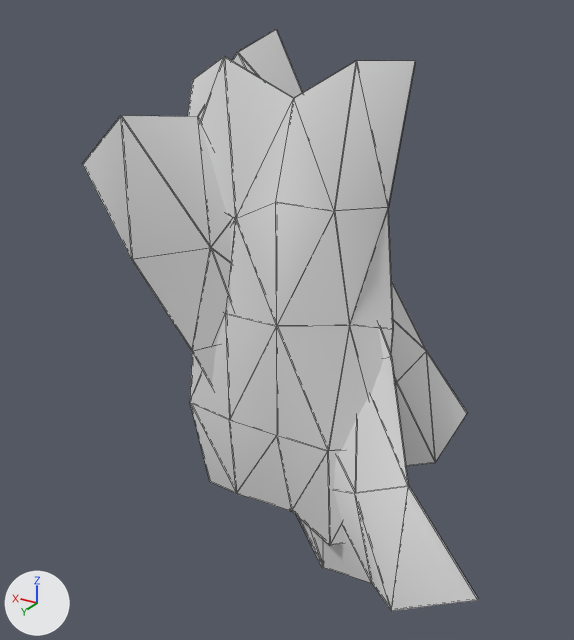
The OBJ model game/assets/leaves.obj as it was, and as the next commit left it.
Camera for both pictures: a 50 mm lens placed at (-1.53, 2.64, 1.37), pointed at (0.1, -0.08, 0.01). Lighting does not change. The marker at lower left points along +X, +Y and +Z. Mesh edges are drawn as thin lines. Where no turn or scale is listed for an object, it has been applied to the vertices.

The first picture shows 'Leaves_Plane.003'.
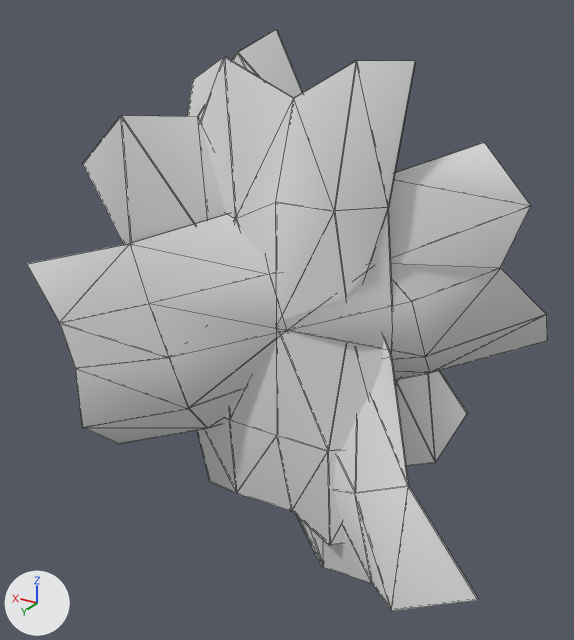
The change, as a list of edits to the scene's bpy script:
```text
Change me_leaves_plane_003:
    where me_leaves_plane_003.from_pydata(...)  # 150 vertices, 192 faces; spans x -0.92..0.75, y -0.73..0.39, z -1.29..1.19
    used by ob_leaves_plane_003; location = (0.0, 0.0, 0.0)
    me_leaves_plane_003 part 1: the loose piece of 25 vertices spanning x -0.5..0.48, y -0.11..0.18, z -0.89..1.11 is copied, and the copy is multiplied about its middle by the matrix ((0.25, -0.442, -0.862), (0.123, 0.897, -0.424), (0.961, 0.0, 0.278)), then moved by (0.02, 0.01, -0.02); it spans x -0.91..1.0, y -0.52..0.55, z -0.66..0.81
    me_leaves_plane_003 part 2: the loose piece of 25 vertices spanning x -0.5..0.48, y -0.11..0.18, z -0.89..1.11 is copied, and the copy is multiplied about its middle by the matrix ((0.25, -0.442, -0.862), (0.123, 0.897, -0.424), (0.961, 0.0, 0.278)), then moved by (0.03, 0.0, -0.02); it spans x -0.91..1.01, y -0.53..0.55, z -0.66..0.81
```

What differs and where, as boxes (x1, y1, x2, y2) in the pictures (574 x 640 px):
'Leaves_Plane.003', reshaped (32% wider)
    before: (83, 29, 478, 611)
    after: (26, 29, 548, 611)
part 1 of me_leaves_plane_003, added
    after: (26, 142, 548, 444)
part 2 of me_leaves_plane_003, added
    after: (27, 142, 484, 264)
